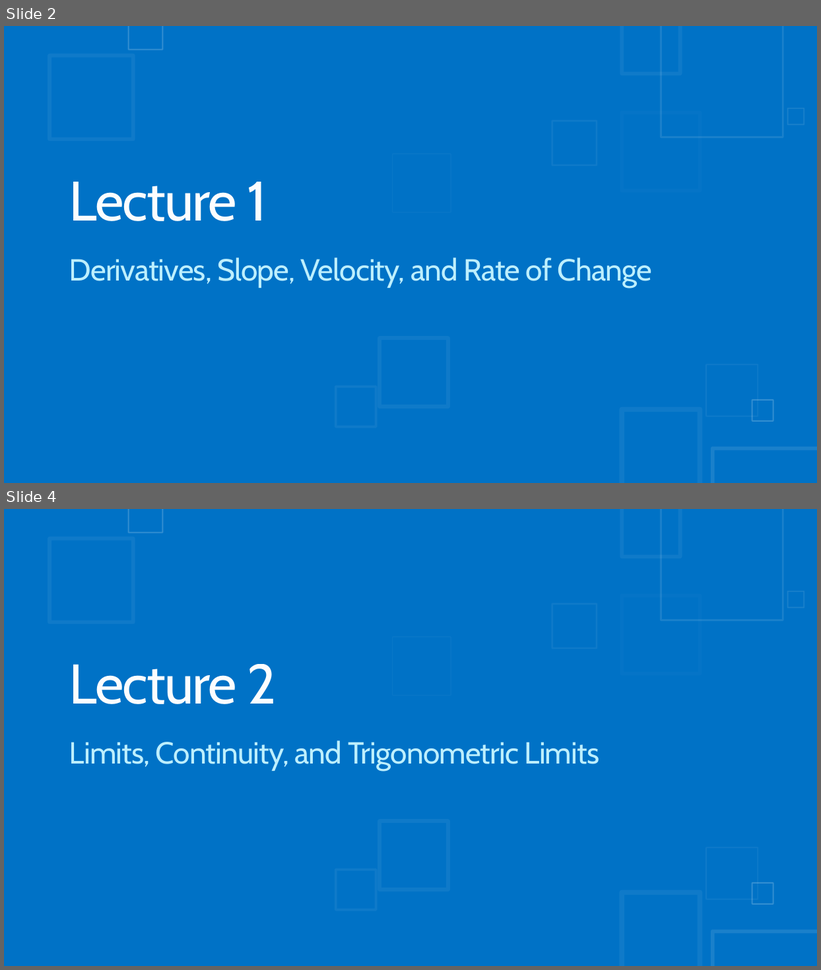
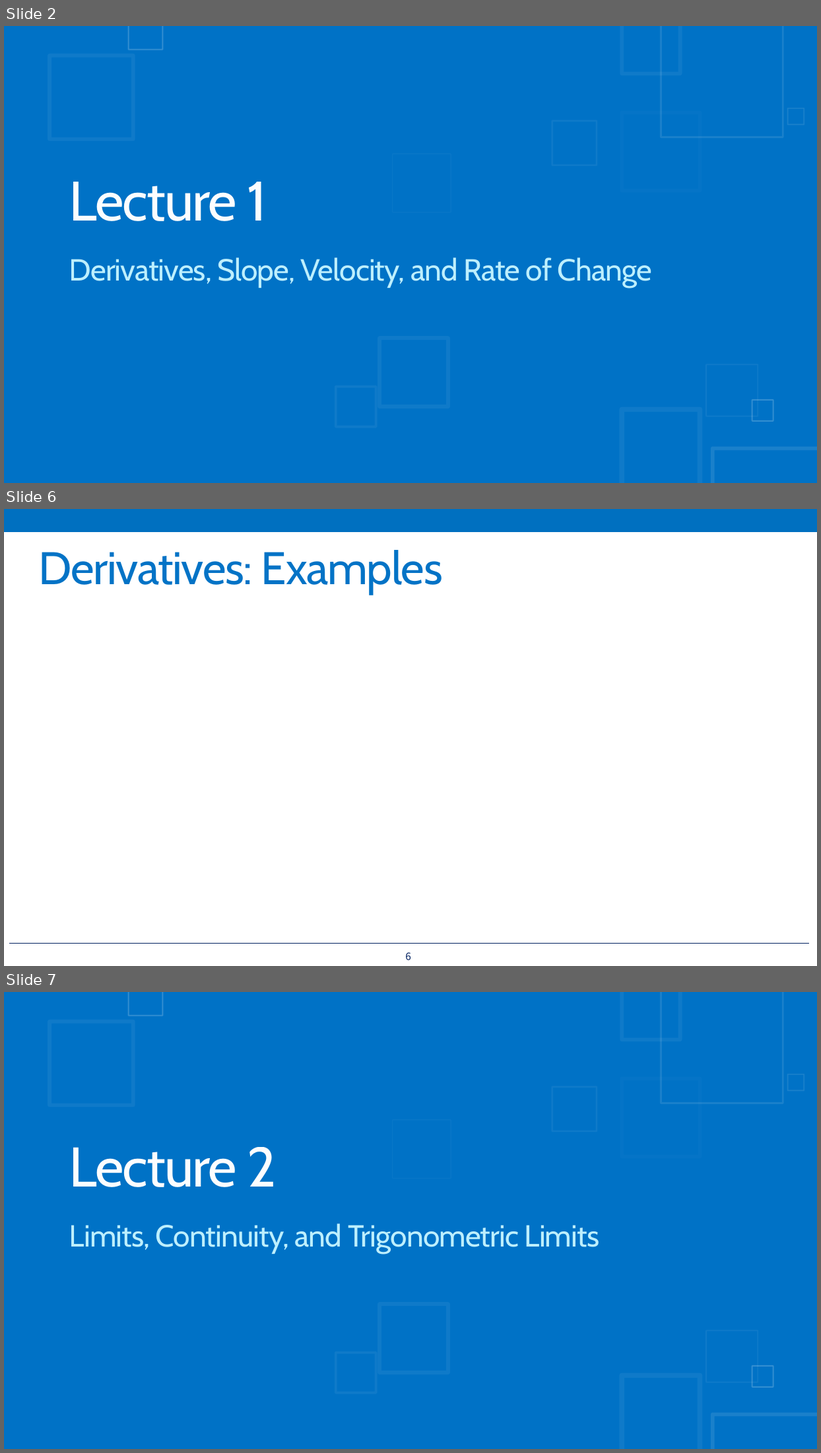
Before and after one commit to wlstjdpark/MLStudy, a slide deck: Artificial Intelligence and Machine Learning - 1st Study.pptx. Shown one above the other, each under a label of ours: slides 2 and 4 before the commit, slides 2, 6 and 7 after it; the slides between them are not shown. The pictures are 821x970 and 821x1453 pixels, drawn with LibreOffice and Linux fonts; fonts in the diff are those of the drawing; grey boxes stand for pictures. Boxes give left, top, right and bottom in pixels: in the first picture for what was removed or moved away, otherwise in the second. Text is boxed around its words. In the diff, an @@ line names an element or a change of style, - is before the commit and + after.

```diff
--- a/Artificial Intelligence and Machine Learning - 1st Study.pptx
+++ b/Artificial Intelligence and Machine Learning - 1st Study.pptx
@@ slide 6 added at <box>4,509,817,966</box>, background #FFFFFF @@
@@ rectangle added at <box>4,509,817,532</box>, fill #0070C0 @@
@@ title added at <box>38,550,443,595</box>, 54 pt, text #0072C6 @@
+Derivatives: Examples
@@ line added from (10, 944) to (809, 944), #002060 1 pt @@
@@ page number added at <box>405,953,411,960</box>, 12 pt, text #002060 @@
+6
@@ what was slide 4 is now slide 7 @@
```
Also in this commit, not shown: 2 slides changed, 6 other slides added.
